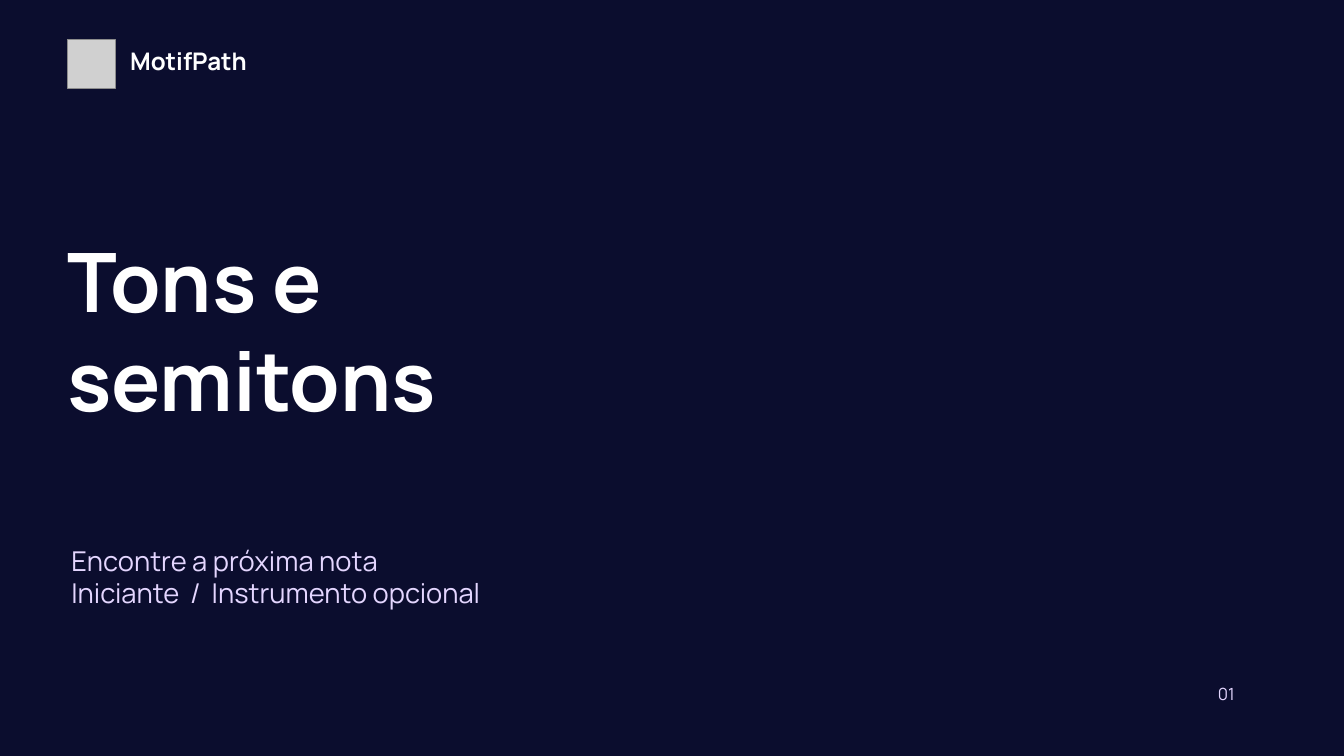
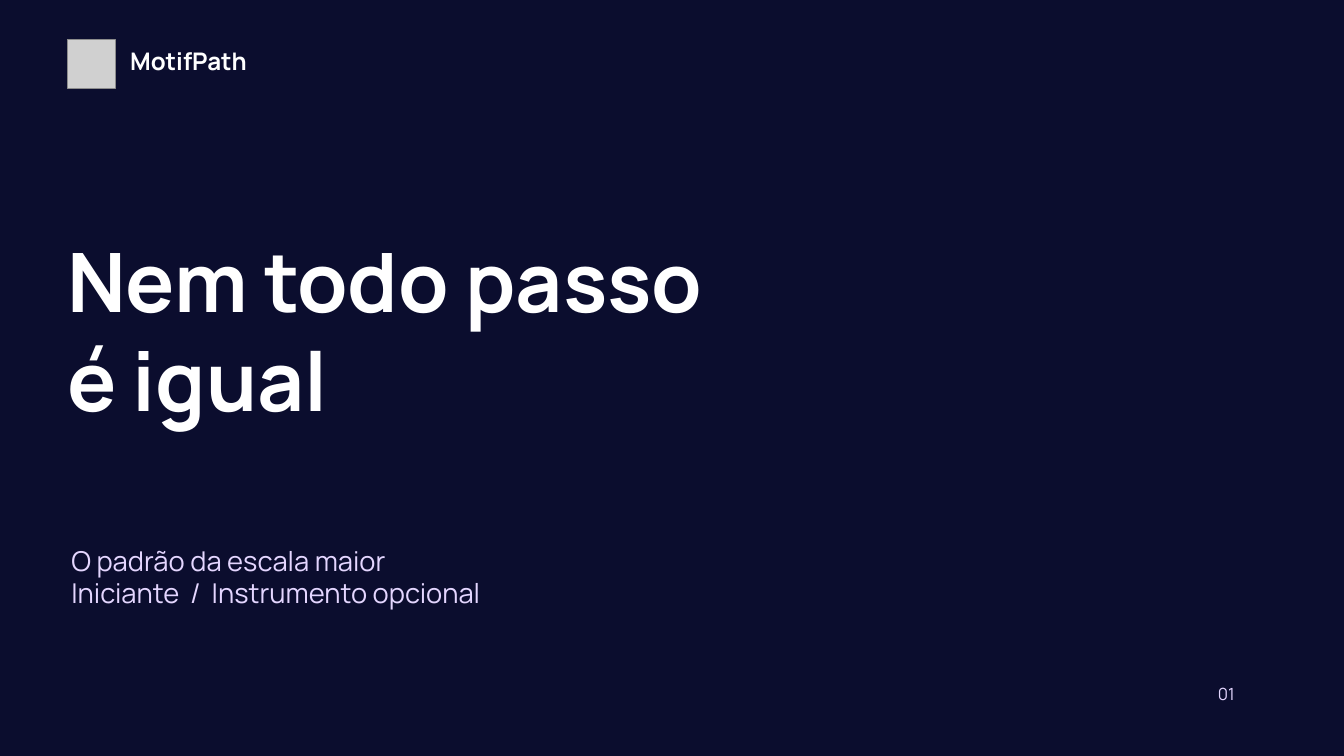
Before and after one commit to motifpath/motifpath-specs, a slide deck: slide 1 of curriculum/content/first-notes/slides/lesson-b.pt-BR.pptx. Drawn at 1344x756 pixels with LibreOffice and Linux fonts; fonts in the diff are those of the drawing; grey boxes stand for pictures; background and template pictures are left out. Boxes give left, top, right and bottom in pixels: in the first picture for what was removed or moved away, otherwise in the second. Text is boxed around its words. In the diff, an @@ line names an element or a change of style, - is before the commit and + after.

```diff
--- a/curriculum/content/first-notes/slides/lesson-b.pt-BR.pptx
+++ b/curriculum/content/first-notes/slides/lesson-b.pt-BR.pptx
@@ text at [67, 253, 703, 432]: text changed @@
-Tons e
-semitons
+Nem todo passo
+é igual
@@ text at [71, 551, 386, 578]: text changed @@
-Encontre a próxima nota
+O padrão da escala maior
```
Also in this commit, not shown: 7 other files.
